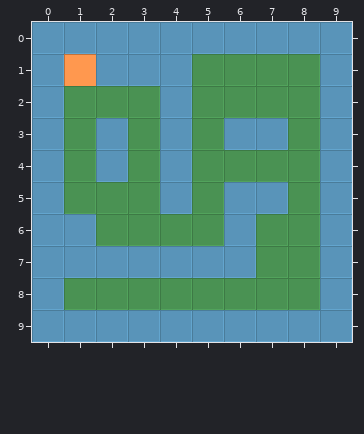
Two states of a Tiled map, src/game/assets/tilesgridmap.tmx. This is how it looked before the edit.
Cells are 32x32 px. Shown: x 0..9, y 0..9.
New version:
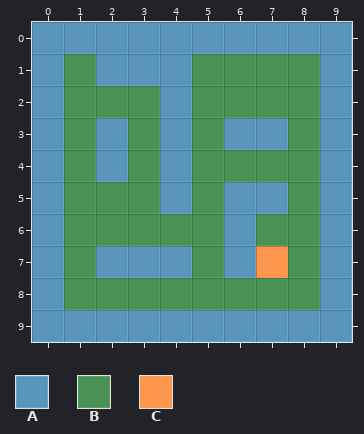
Key: from "tilesgrid": A 0, B 1, C 2.
_ is an empty cell.
Objects are placed by their top-left corner, in cells (3,4 is the top-left corner of cell 3,4); size is 1x1 cell unless given.
Tiles replaced or removed in this view: A.
The exact change:
Changed rows in their new state; . is an unchanged cell.
Layer "water":
first column x 1:
 6 _....
 7 _..._
Layer "ground":
first column x 1:
 6 B....
 7 B...B
Layer "player":
changed: C at 1,1 -> C at 7,7
Pixel boxes of the changes (left, top, right, bottom) in both pictures:
old place: (64, 54, 96, 86)
changed: (64, 214, 96, 278)
changed: (192, 246, 224, 278)
new place: (256, 246, 288, 278)
